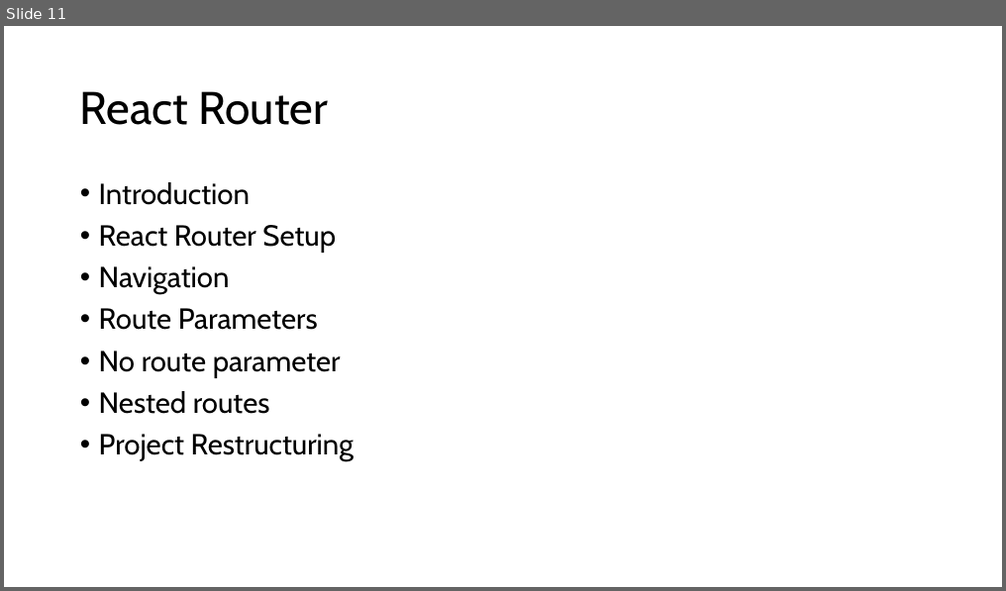
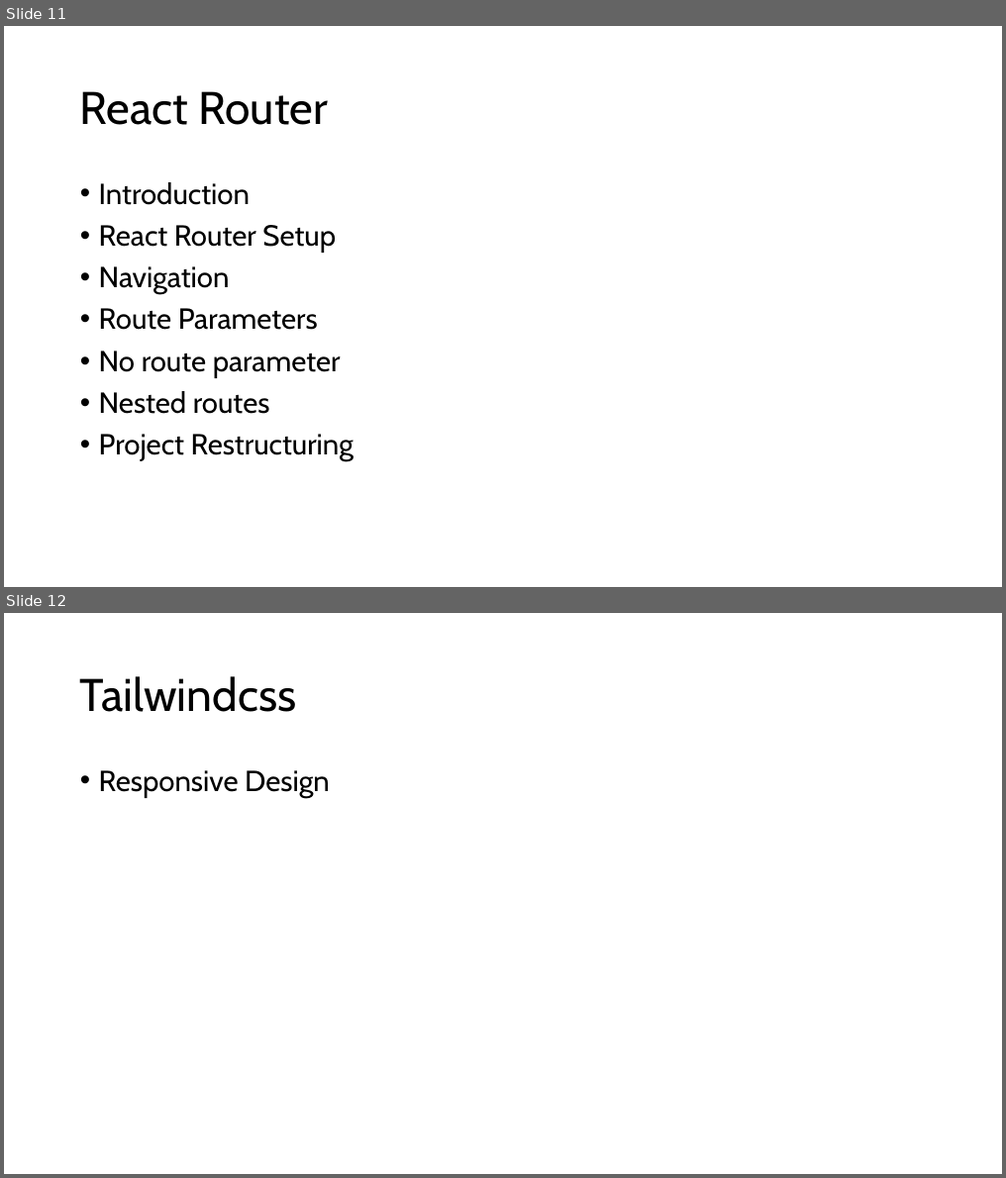
Before and after one commit to PiyushChaturvedii/Batch05, a slide deck: react/react.pptx. Shown one above the other, each under a label of ours: slide 11 before the commit, slides 11 and 12 after it. The pictures are 1006x591 and 1006x1178 pixels, drawn with LibreOffice and Linux fonts; fonts in the diff are those of the drawing. Boxes give left, top, right and bottom in pixels: in the first picture for what was removed or moved away, otherwise in the second. Text is boxed around its words. In the diff, an @@ line names an element or a change of style, - is before the commit and + after.

```diff
--- a/react/react.pptx
+++ b/react/react.pptx
@@ slide 12 added at (4,613,1002,1174), background #FFFFFF @@
@@ title added at (80,676,296,712), 44 pt, text #000000 @@
+Tailwindcss
@@ text added at (99,770,330,798), 28 pt, text #000000 @@
+• Responsive Design
```
Also in this commit, not shown: 2 other slides added, 1 slide removed, 50 other files.
